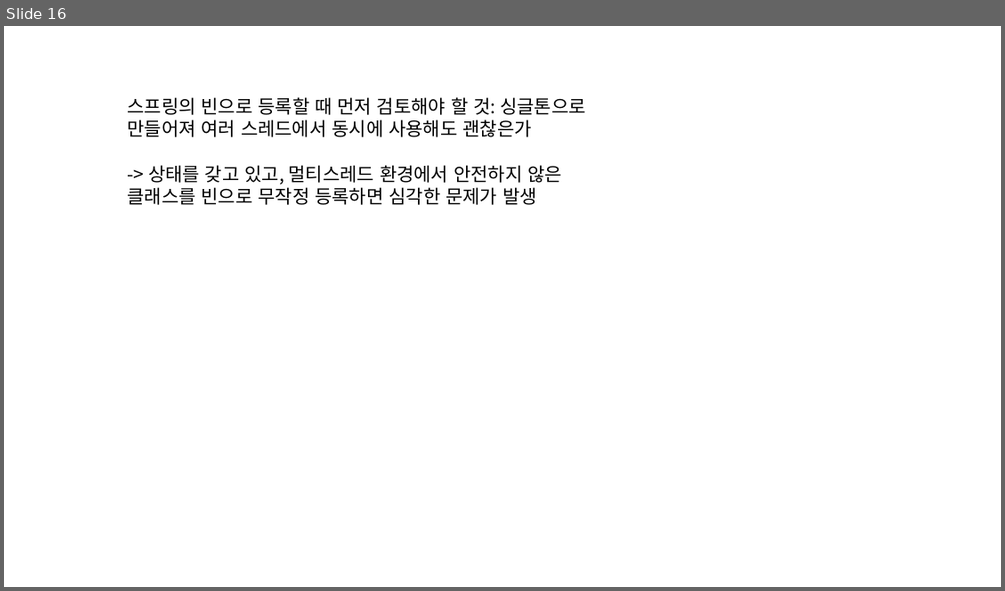
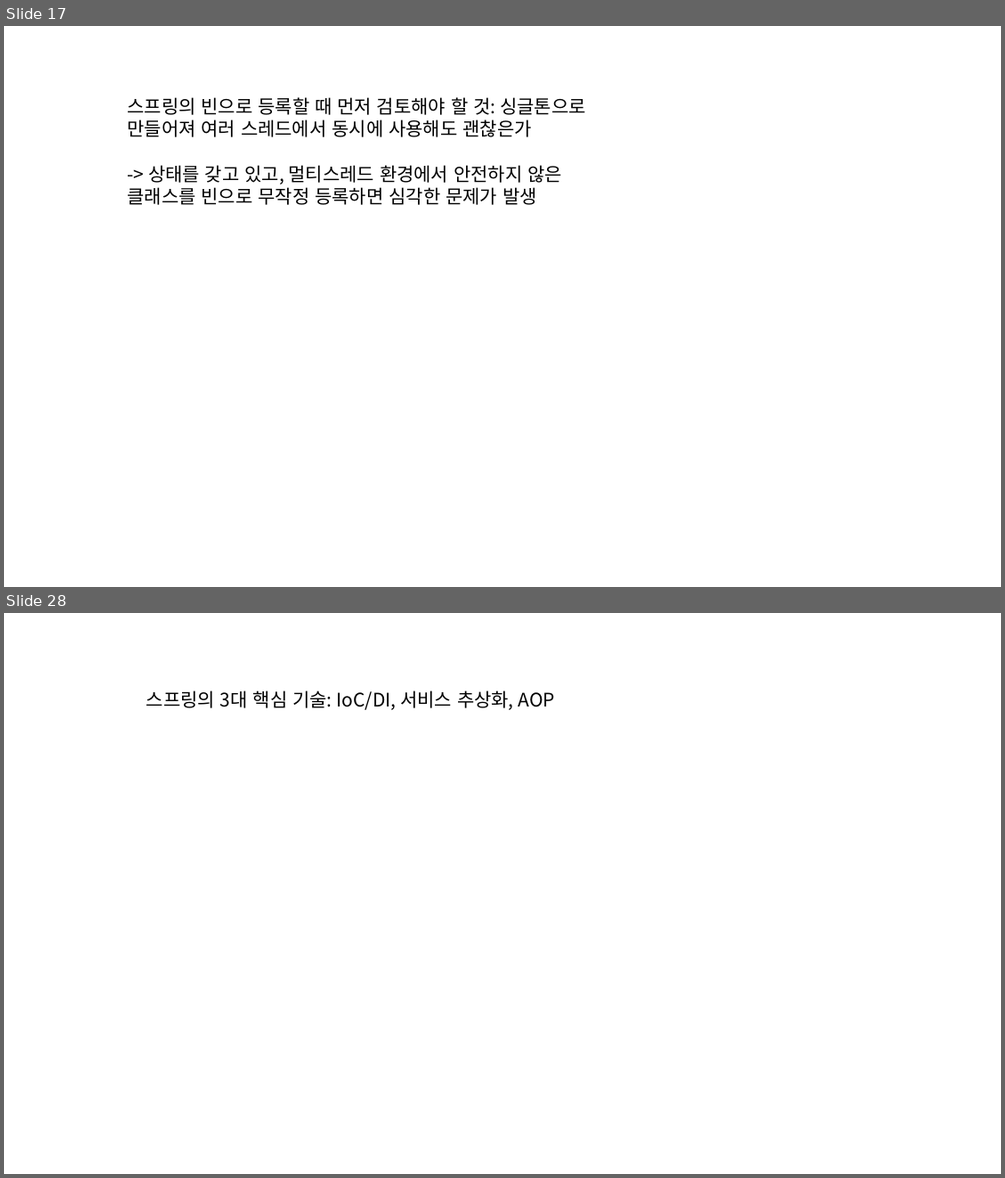
Before and after one commit to eongss/testproject, a slide deck: 프레젠테이션1.pptx. Shown one above the other, each under a label of ours: slide 16 before the commit, slides 17 and 28 after it; the slides between them are not shown. The pictures are 1005x591 and 1005x1178 pixels, drawn with LibreOffice and Linux fonts; fonts in the diff are those of the drawing. Boxes give left, top, right and bottom in pixels: in the first picture for what was removed or moved away, otherwise in the second. Text is boxed around its words. In the diff, an @@ line names an element or a change of style, - is before the commit and + after.

```diff
--- a/프레젠테이션1.pptx
+++ b/프레젠테이션1.pptx
@@ slide 28 added at [4,613,1001,1174], background #FFFFFF @@
@@ text added at [146,690,554,710], 18 pt, text #000000 @@
+스프링의 3대 핵심 기술: IoC/DI, 서비스 추상화, AOP
@@ what was slide 16 is now slide 17 @@
```
Also in this commit, not shown: 1 slide changed, 23 other slides added.
